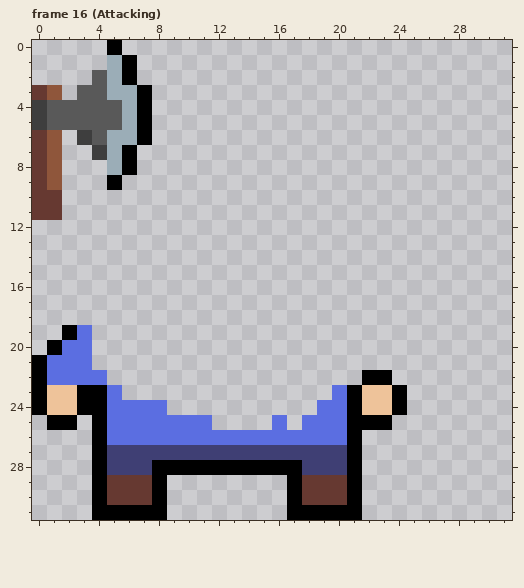
A pixel-art file gets an edit: src_assets/viking.aseprite. Above is the file before it was changed.
32x32 pixels, 20 frames. Shown: frame 16 (Attacking).
The same view after the edit:
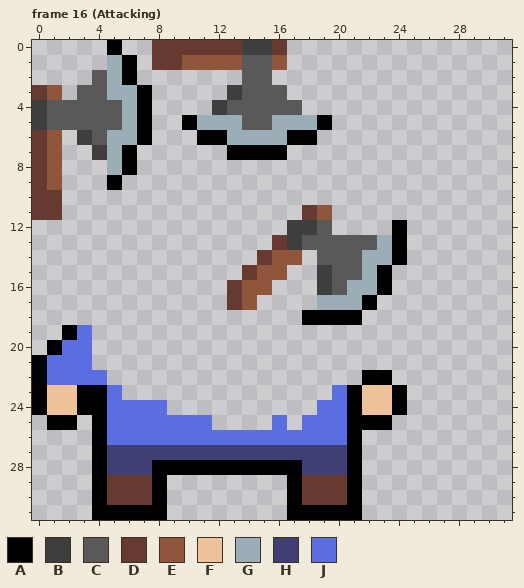
Palette (. is transparent): A #000000  B #3e3e3e  C #595959  D #663931  E #8f563b  F #eec39a  G #9badb7  H #3f3f74  J #5b6ee1
Changes in this commit:
layer "Weapon Copy" now shown
--- frame 16 (Attacking), layer "Weapon Copy"
@@ x 6..21 @@
- 0 ................
- 1 A...............
- 2 A...............
- 3 GA..............
- 4 GA..............
- 5 GA..............
- 6 GA..............
- 7 A...............
+ 0 ..DDDDDDBBD.....
+ 1 A.DDEEEECCE.....
+ 2 A.......CC......
+ 3 GA.....BCCC.....
+ 4 GA....BCCCCC....
+ 5 GA..AGGGCCGGGA..
+ 6 GA...AAGGGGAA...
+ 7 A......AAAA.....
  8 A...............
@@ x 11..26 @@
 10 ................
-11 ................
-12 ................
-13 ................
-14 ................
-15 ................
-16 ................
-17 ................
-18 ................
+11 .......DE.......
+12 ......BBC....A..
+13 .....DBCCCCCGA..
+14 ....DEE.CCCGGA..
+15 ...DEE..BCCGA...
+16 ..DEE...BCGGA...
+17 ..DE....GGGA....
+18 .......AAAA.....
 19 ................
Pixel boxes of the changes (left, top, right, bottom) in both pictures:
added: (152, 40, 407, 325)
